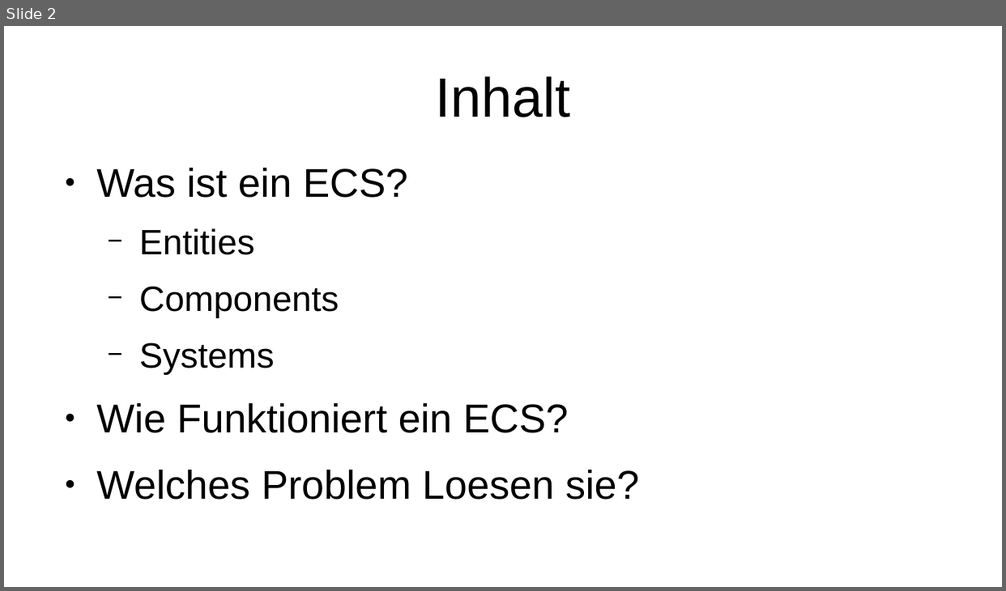
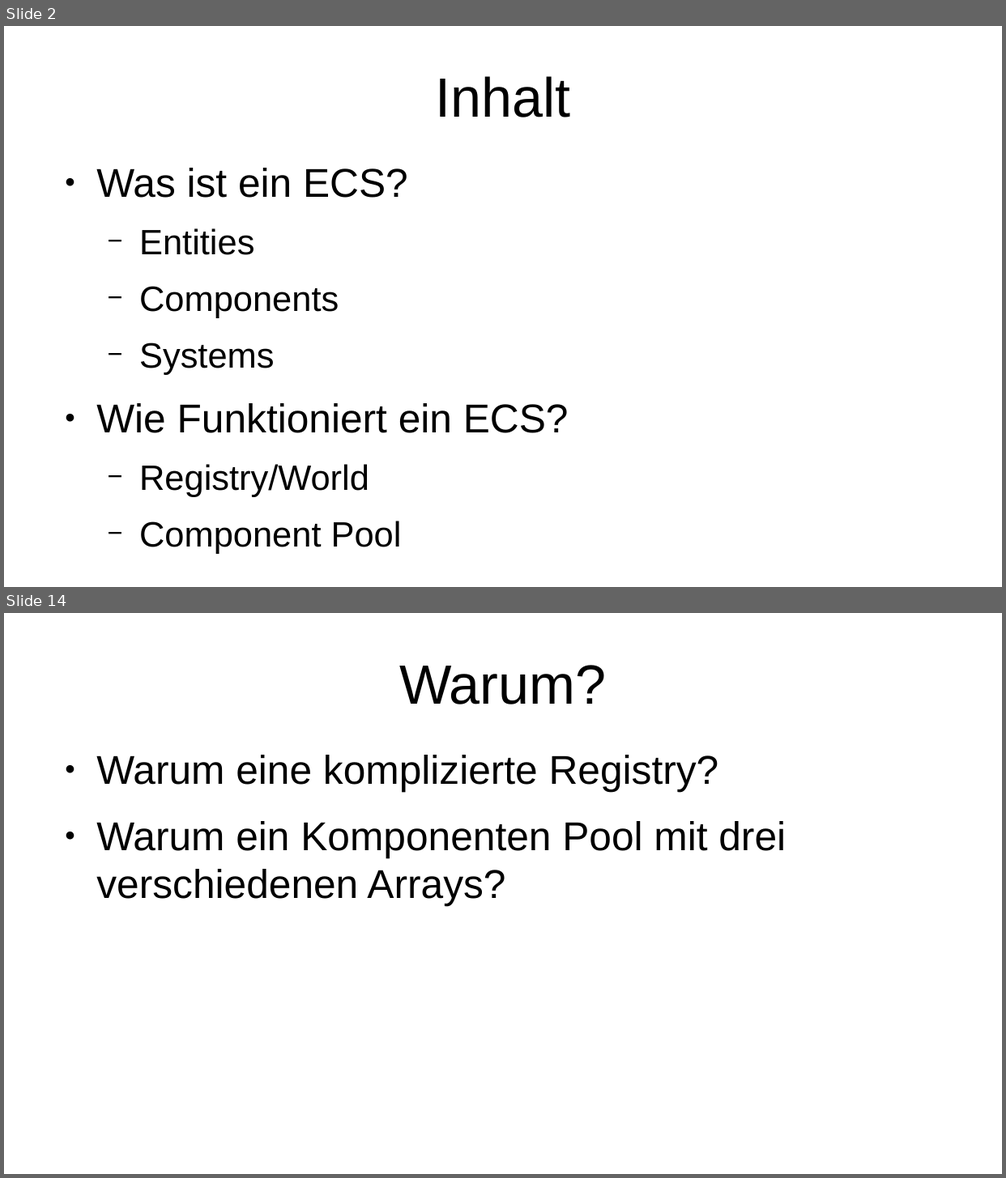
Before and after one commit to AcaciusFaelan/ecs, a slide deck: doc/ecs_presentation.odp. Shown one above the other, each under a label of ours: slide 2 before the commit, slides 2 and 14 after it; the slides between them are not shown. The pictures are 1006x591 and 1006x1178 pixels, drawn with LibreOffice and Linux fonts; fonts in the diff are those of the drawing. Boxes give left, top, right and bottom in pixels: in the first picture for what was removed or moved away, otherwise in the second. Text is boxed around its words. In the diff, an @@ line names an element or a change of style, - is before the commit and + after.

```diff
--- a/doc/ecs_presentation.odp
+++ b/doc/ecs_presentation.odp
@@ slide 14 added at [4, 613, 1002, 1174], background #FFFFFF @@
@@ title added at [399, 665, 606, 705], 44 pt, text #000000 @@
+Warum?
@@ text added at [96, 755, 786, 906], 32 pt, text #000000 @@
+● Warum eine komplizierte Registry?
+● Warum ein Komponenten Pool mit drei verschiedenen Arrays?
@@ slide 2 changed as well @@
@@ text at [139, 464, 402, 554]: text changed; size 32 to 28 pt @@
-● Welches Problem Loesen sie?
+  − Registry/World
+  − Component Pool
```
Also in this commit, not shown: 15 other slides added, 1 slide removed, 6 other files.
